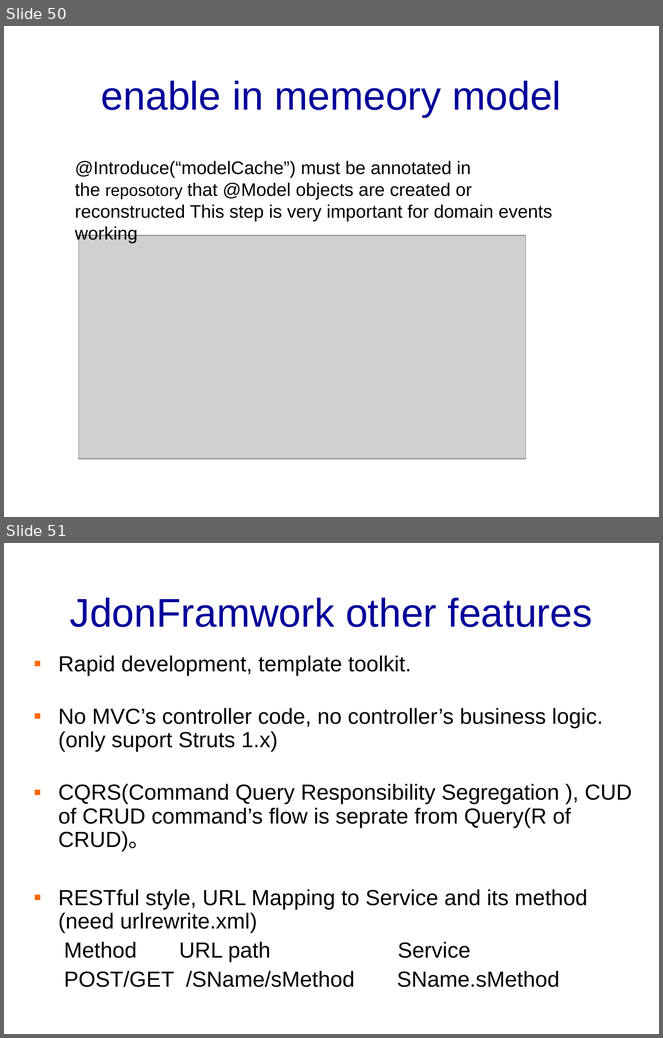
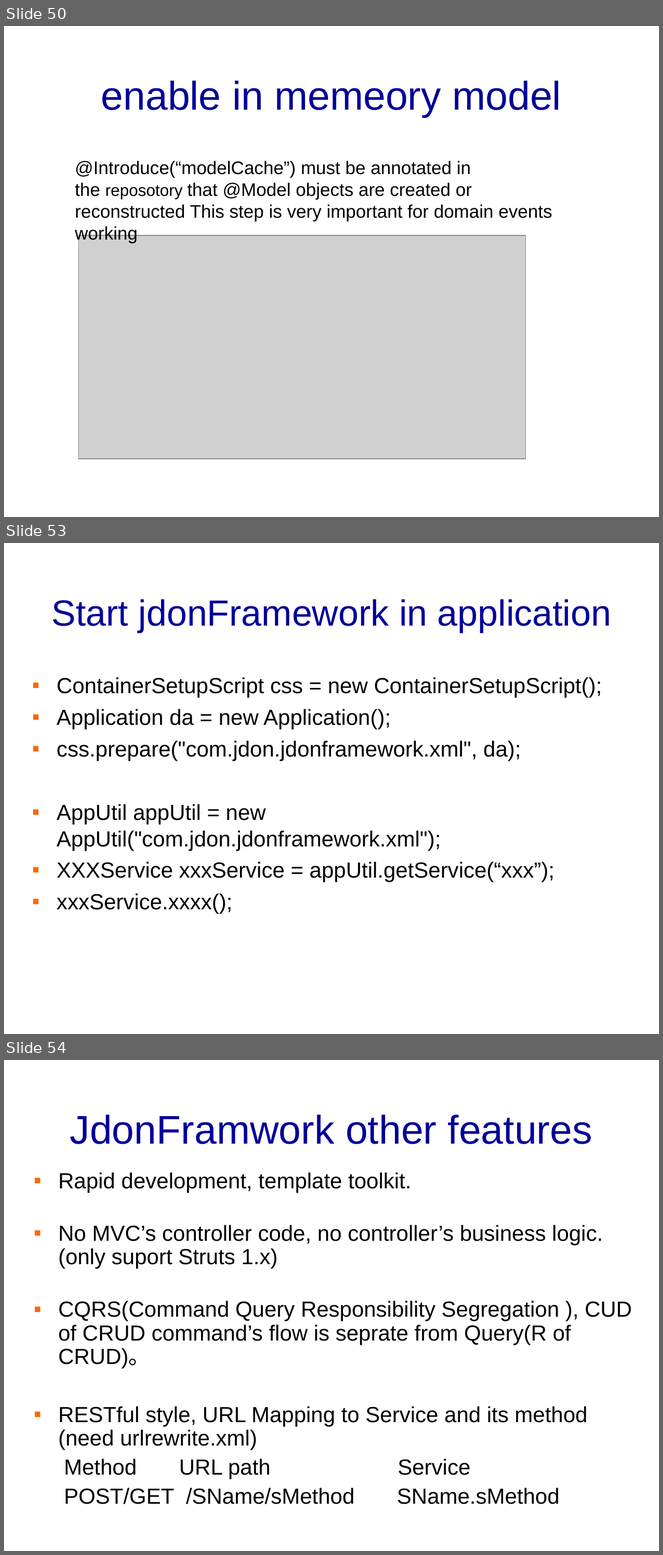
Before and after one commit to banq/jdonframework, a slide deck: doc/english/JdonFramework.ppt. Shown one above the other, each under a label of ours: slides 50 and 51 before the commit, slides 50, 53 and 54 after it; the slides between them are not shown. The pictures are 663x1038 and 663x1555 pixels, drawn with LibreOffice and Linux fonts; fonts in the diff are those of the drawing; grey boxes stand for pictures; background and template pictures are left out. Boxes give left, top, right and bottom in pixels: in the first picture for what was removed or moved away, otherwise in the second. Text is boxed around its words. In the diff, an @@ line names an element or a change of style, - is before the commit and + after.

```diff
--- a/doc/english/JdonFramework.ppt
+++ b/doc/english/JdonFramework.ppt
@@ slide 53 added at <box>4,543,659,1034</box>, background picture (left out) @@
@@ title added at <box>52,599,611,632</box>, 40 pt, text #000099 @@
+Start jdonFramework in application
@@ text added at <box>57,677,603,914</box>, 24 pt, text #000000 @@
+▪ ContainerSetupScript css = new ContainerSetupScript();
+▪ Application da = new Application();
+▪ css.prepare("com.jdon.jdonframework.xml", da);
+▪ AppUtil appUtil = new AppUtil("com.jdon.jdonframework.xml");
+▪ XXXService xxxService = appUtil.getService(“xxx”);
+▪ xxxService.xxxx();
@@ what was slide 51 is now slide 54 @@
```
Also in this commit, not shown: 1 slide changed, 2 other slides added, 27 other files.
